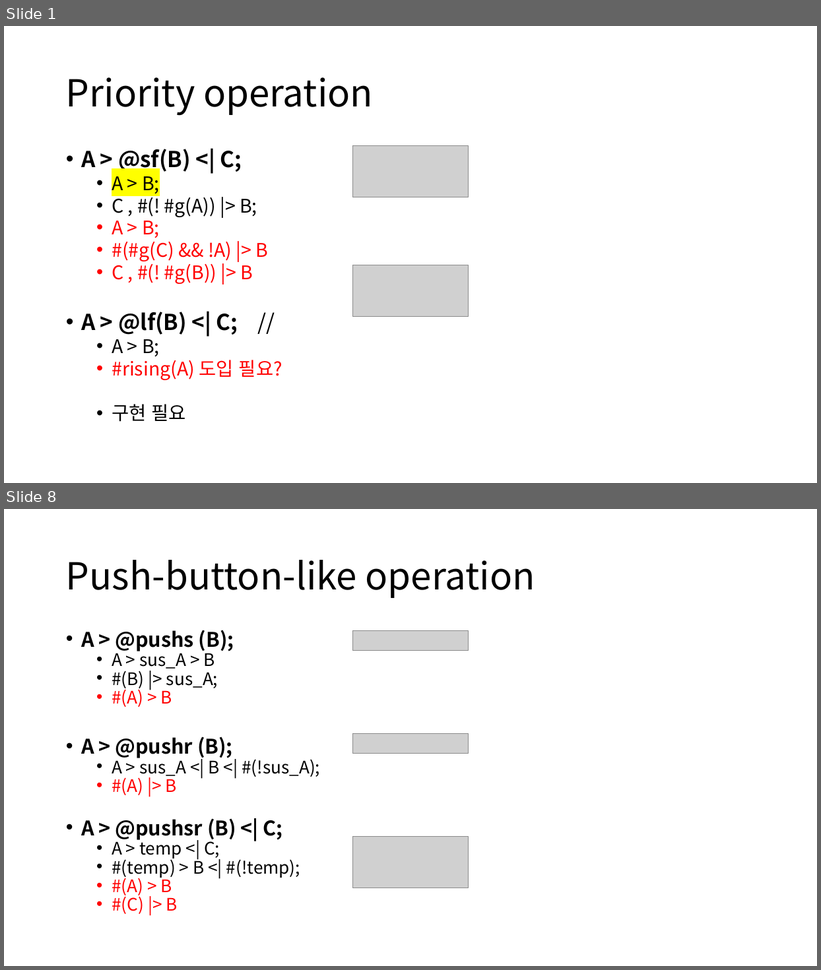
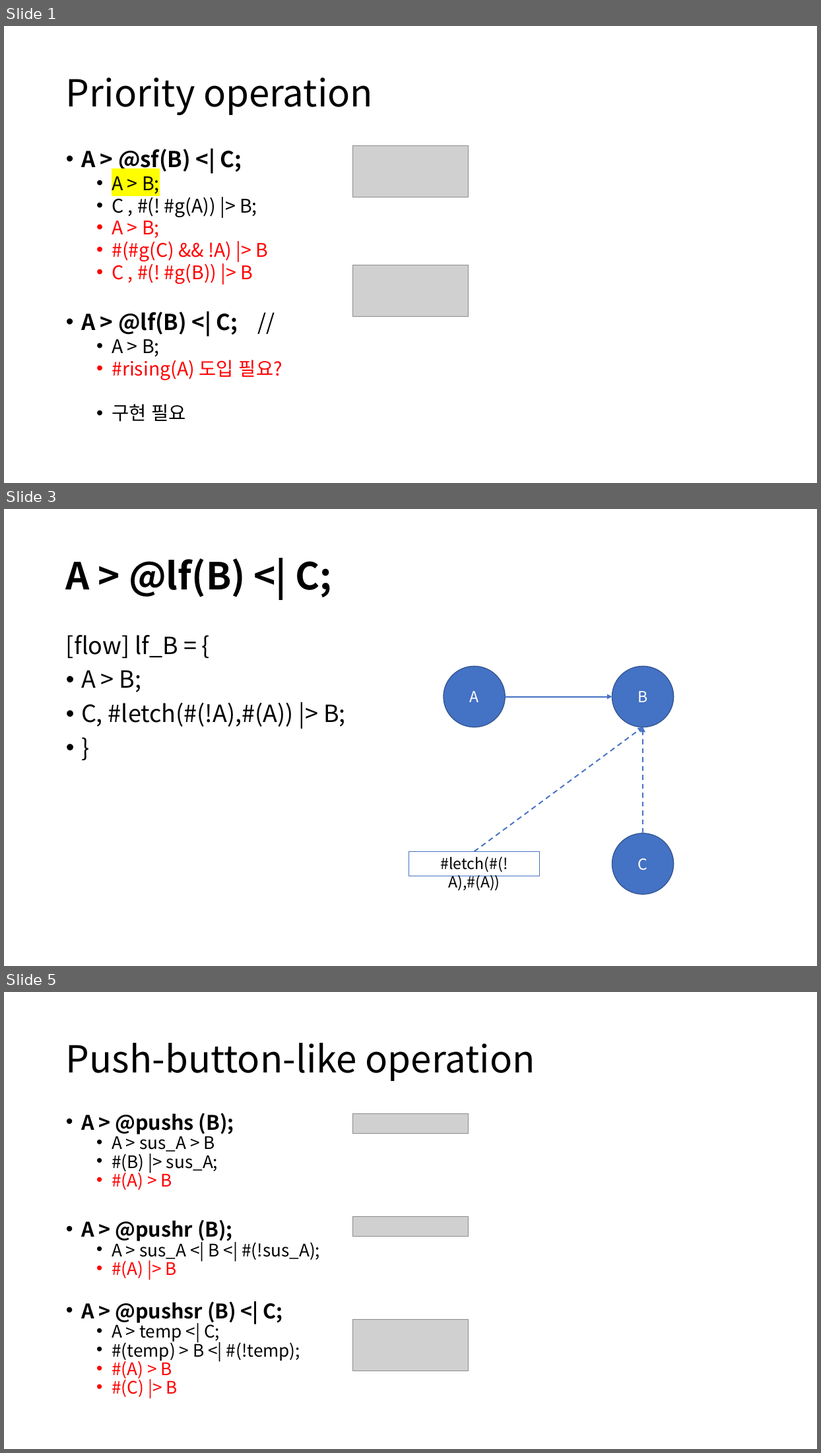
Before and after one commit to DualsoftDev/ds, a slide deck: Doc/PowerPoint/macro.pptx. Shown one above the other, each under a label of ours: slides 1 and 8 before the commit, slides 1, 3 and 5 after it; the slides between them are not shown. The pictures are 821x970 and 821x1453 pixels, drawn with LibreOffice and Linux fonts; fonts in the diff are those of the drawing; grey boxes stand for pictures. Boxes give left, top, right and bottom in pixels: in the first picture for what was removed or moved away, otherwise in the second. Text is boxed around its words. In the diff, an @@ line names an element or a change of style, - is before the commit and + after.

```diff
--- a/Doc/PowerPoint/macro.pptx
+++ b/Doc/PowerPoint/macro.pptx
@@ slide 3 added at box(4, 509, 817, 966), background #FFFFFF @@
@@ title added at box(66, 559, 331, 597), 44 pt, text #000000, bold @@
+A > @lf(B) <| C;
@@ text added at box(66, 635, 346, 727), 28 pt, text #000000 @@
+[flow] lf_B = {
+• A > B;
+• C, #letch(#(!A),#(A)) |> B;
+• }
@@ ellipse added at box(444, 666, 506, 727), fill #4472C4, outline #325491 1 pt, 18 pt, text #FFFFFF @@
+A
@@ ellipse added at box(612, 666, 674, 727), fill #4472C4, outline #325491 1 pt, 18 pt, text #FFFFFF @@
+B
@@ arrow added from (506, 697) to (612, 697), #4472C4 1.5 pt @@
@@ arrow added from (475, 852) to (644, 727), #4472C4 1.5 pt dashed @@
@@ arrow added from (644, 834) to (644, 727), #4472C4 1.5 pt dashed @@
@@ ellipse added at box(612, 834, 674, 894), fill #4472C4, outline #325491 1 pt, 18 pt, text #FFFFFF @@
+C
@@ rectangle added at box(409, 852, 540, 876), fill #FFFFFF, outline #4472C4 1 pt, 18 pt, text #000000 @@
+#letch(#(!A),#(A))
@@ what was slide 8 is now slide 5 @@
```
Also in this commit, not shown: 2 slides changed, 2 other slides added, 1 slide removed.
